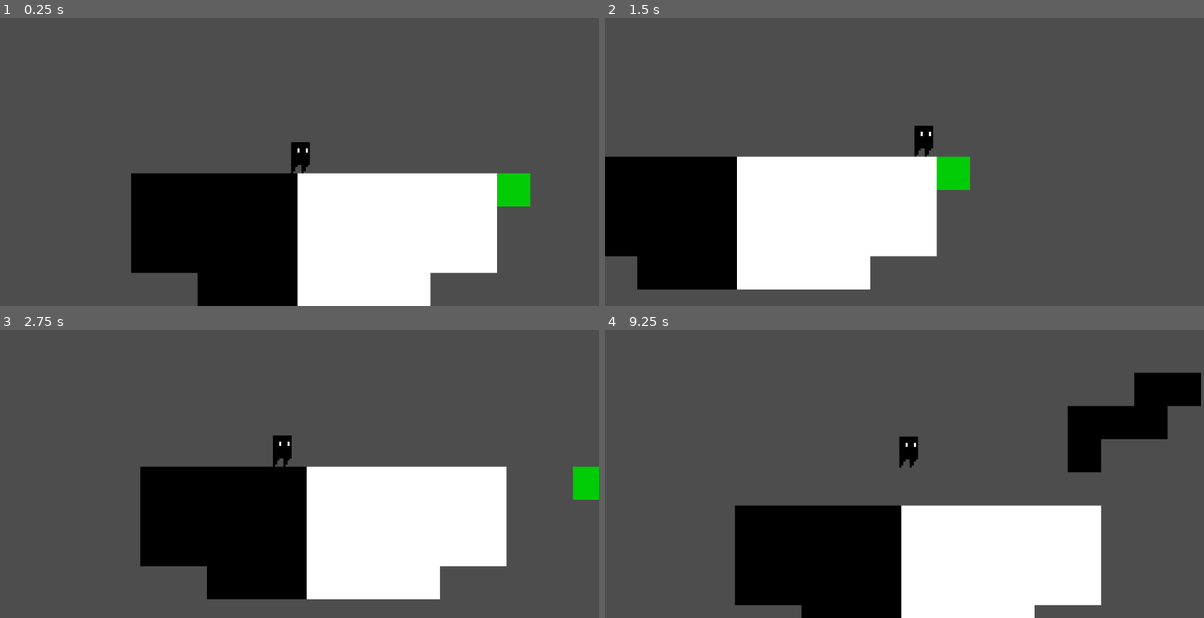
Above: before the commit, frames 1-4 (two rows, left to right).
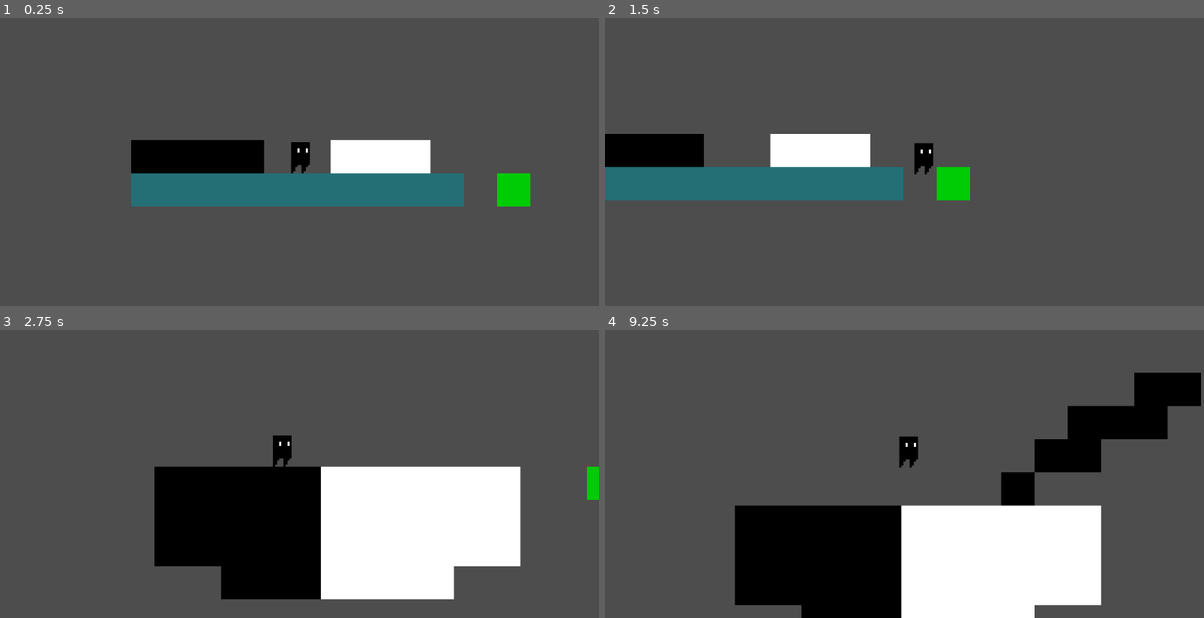
Above: after the commit, the same moments.

Repository: jminchew97/FirstGodotGame
Game: Godot game, scene res://scenes/levels/level_1.tscn
The game is run twice, just before and just after one commit, with the same random seed, the same clock (stepped at 60 frames per second) and the same inputs. Before the commit the project has no main scene; this scene is started directly in both runs.
Inputs:
- Up to frame 1 (0.25 s): no input
- Up to frame 2 (1.5 s): tap Enter (ui_accept) at 0.5, 0.77 s; hold Right (ui_right) from 0.53 s (still down); tap F at 0.6, 1.35 s
- Up to frame 3 (2.75 s): tap Enter (ui_accept) at 1.52 s; release Right (ui_right) at 2.03 s; hold Left (ui_left) from 2.03 s (still down); tap F at 2.1 s
- Up to frame 4 (9.25 s): release Left (ui_left) at 2.78 s; hold Right (ui_right) 2.78-4.28 s; tap F every 0.75 s from 2.85 to 8.85 s; tap Enter (ui_accept) at 3.02, 3.77, 4.52, 6.02, 6.77, 7.52, 9.02 s; hold Left (ui_left) 4.28-5.03 s; hold Right (ui_right) 5.03-5.78 s; hold Left (ui_left) 5.78-7.28 s; hold Right (ui_right) from 7.28 s (still down)

The runs differ from the first frame. In frame 1, 30% of the frame differs, in the area x 21-83%, y 42-100%; in frame 2, 26%; in frame 3, 3.6%; in frame 4, 1.3%.

Commit message:
can now go to next level, will now restart scene if player is inside tile when it turns on

Diff:
--- a/project.godot
+++ b/project.godot
@@ -11,7 +11,7 @@
 [application]
 
 config/name="Flicker"
-run/main_scene="res://scenes/game.tscn"
+run/main_scene="res://scenes/levels/level_1.tscn"
 config/features=PackedStringArray("4.3", "Forward Plus")
 config/icon="res://icon.svg"
 
--- a/scenes/Player.tscn
+++ b/scenes/Player.tscn
@@ -22,6 +22,10 @@
 radius = 5.0
 height = 14.0
 
+[sub_resource type="CapsuleShape2D" id="CapsuleShape2D_ewy7p"]
+radius = 5.0
+height = 14.0
+
 [node name="Player" type="CharacterBody2D"]
 script = ExtResource("1_7m25k")
 
@@ -36,4 +40,11 @@
 wait_time = 0.3
 one_shot = true
 
+[node name="Area2D" type="Area2D" parent="."]
+
+[node name="CollisionShape2D" type="CollisionShape2D" parent="Area2D"]
+position = Vector2(0, 1)
+shape = SubResource("CapsuleShape2D_ewy7p")
+
 [connection signal="timeout" from="CoyoteTimer" to="." method="_on_coyote_timer_timeout"]
+[connection signal="body_shape_entered" from="Area2D" to="." method="_on_area_2d_body_shape_entered"]
--- a/scenes/levels/level_1.tscn
+++ b/scenes/levels/level_1.tscn
@@ -99,11 +99,9 @@
 layer_0/name = "Black"
 layer_1/name = "White"
 layer_2/name = "All"
-layer_2/tile_data = PackedInt32Array(65533, 0, 0, 65534, 0, 0, 65535, 0, 0, 0, 0, 0, 1, 0, 0, 65537, 0, 0, 131073, 0, 0, 196609, 0, 0, 196608, 0, 0, 262143, 0, 0, 196607, 0, 0, 196606, 0, 0, 196605, 0, 0, 131069, 0, 0, 131070, 0, 0, 131071, 0, 0, 65536, 0, 0, 131072, 0, 0, 2, 65536, 0, 3, 65536, 0, 4, 65536, 0, 5, 65536, 0, 6, 65536, 0, 7, 65536, 0, 65543, 65536, 0, 131079, 65536, 0, 131078, 65536, 0, 196613, 65536, 0, 196612, 65536, 0, 196611, 65536, 0, 196610, 65536, 0, 131074, 65536, 0, 65538, 65536, 0, 65539, 65536, 0, 65540, 65536, 0, 65541, 65536, 0, 131076, 65536, 0, 131075, 65536, 0, 131077, 65536, 0, 65542, 65536, 0, 8, 0, 1)
+layer_2/tile_data = PackedInt32Array(8, 0, 1, 65533, 65536, 1, 65534, 65536, 1, 65535, 65536, 1, 0, 65536, 1, 1, 65536, 1, 2, 65536, 1, 3, 65536, 1, 4, 65536, 1, 5, 65536, 1, 6, 65536, 1, -65533, 65536, 0, -65532, 65536, 0, -65531, 65536, 0, -65536, 0, 0, -1, 0, 0, -2, 0, 0, -3, 0, 0)
 layer_3/name = "Layer3"
 script = ExtResource("4_hiwnu")
-flicker_rate = 2.0
-flicker = false
 
 [node name="Timer" type="Timer" parent="TileMap"]
 wait_time = 2.0
--- a/scenes/levels/level_3.tscn
+++ b/scenes/levels/level_3.tscn
@@ -100,7 +100,7 @@
 layer_0/name = "Black"
 layer_1/name = "White"
 layer_2/name = "All"
-layer_2/tile_data = PackedInt32Array(65533, 0, 0, 65534, 0,  …(637 unchanged characters)… 2135, 0, 0, -262134, 0, 0, -262132, 0, 1)
+layer_2/tile_data = PackedInt32Array(65533, 0, 0, 65534, 0,  …(637 unchanged characters)… 2135, 0, 0, -262134, 0, 0, -262132, 0, 1, -131066, 0, 0, -65531, 0, 0)
 layer_3/name = "Layer3"
 script = ExtResource("3_pyiyc")
 flicker_rate = 2.0
--- a/scripts/player.gd
+++ b/scripts/player.gd
@@ -1,5 +1,7 @@
 extends CharacterBody2D
 
+@onready var tile_map: TileMap = $"../TileMap"
+@onready var area_2d: Area2D = $Area2D
 
 @export var SPEED = 100.0
 @export var JUMP_VELOCITY = -100.0
@@ -7,11 +9,22 @@
 @export var FRICTION = 0.1
 @onready var coyote_timer: Timer = $CoyoteTimer
 
-
+var is_alive = true
 
 
 var can_jump = false
+
+func _process(delta: float) -> void:
+	pass
+	#get player position
+
+	#print(tile_map.local_to_map(global_position))
+	#tile_map.get_cell
 func _physics_process(delta: float) -> void:
+	player_movement(delta)
+
+
+func player_movement(delta):
 	# Add the gravity
 	if not is_on_floor():
 		velocity += get_gravity() * delta
@@ -42,6 +55,9 @@
 		coyote_timer.start()
 
 
-func _on_coyote_timer_timeout() -> void:
-
-	pass # Replace with function body.
+func _on_area_2d_body_shape_entered(body_rid: RID, body: Node2D, body_shape_index: int, local_shape_index: int) -> void:
+#	if a tilemap is inside the area 2d
+	if body is TileMap and is_alive:
+		print("you died")
+		is_alive = false
+		get_tree().reload_current_scene()
Not shown: 1 places in scenes/Player.tscn that only renumber resources
